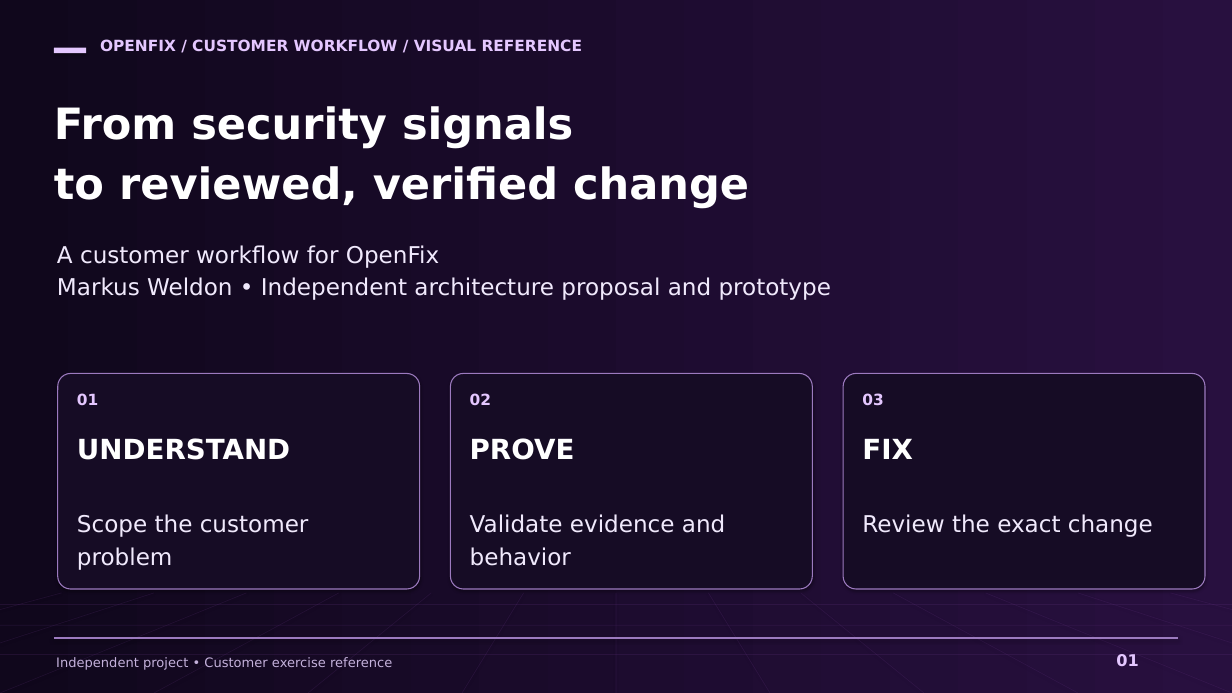
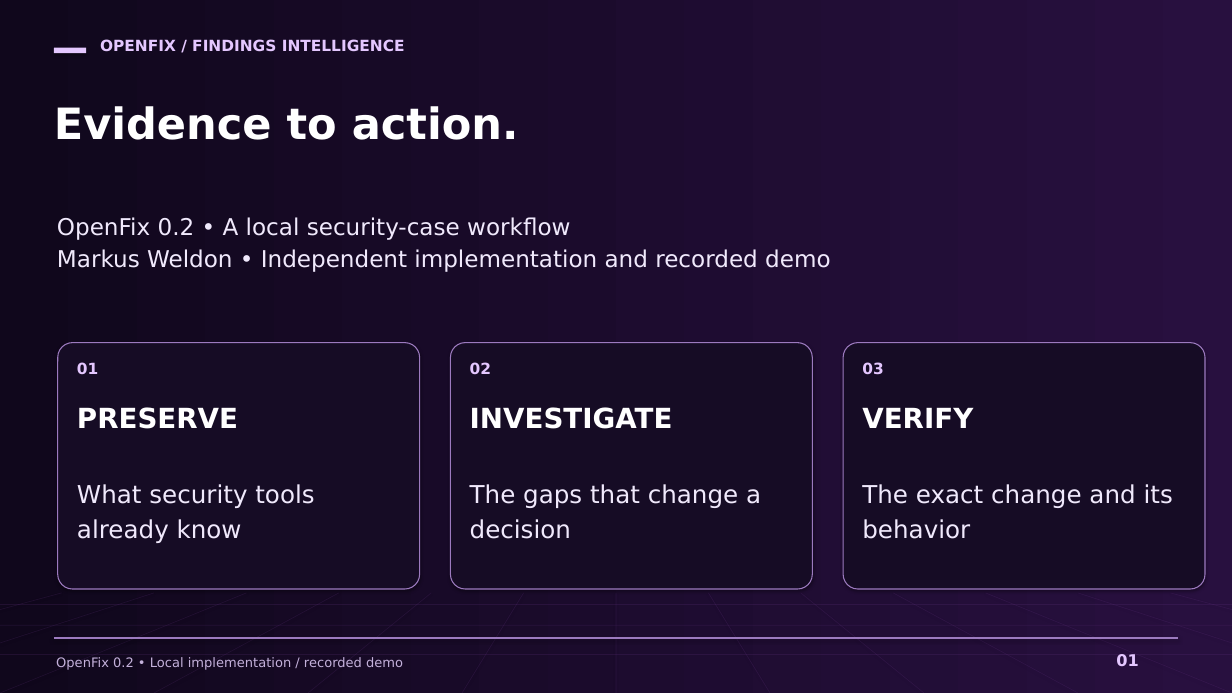
Before and after one commit to markusweldon/openfix, a slide deck: slide 1 of docs/prep/openfix-customer-workflow.pptx. Drawn at 1232x693 pixels with LibreOffice and Linux fonts; fonts in the diff are those of the drawing. Boxes give left, top, right and bottom in pixels: in the first picture for what was removed or moved away, otherwise in the second. Text is boxed around its words. In the diff, an @@ line names an element or a change of style, - is before the commit and + after.

Commit message:
Build OpenFix 0.2 findings intelligence and controlled remediation workflow
Integrate multi-source import, provenance-aware enrichment, persistent cases, scoped validation, exact-patch verification and review into the default CLI. Add a real local workbench, native-agent task packets, explicitly authorized Cursor draft publication, and a reproducible failure-path demo.

Refresh README, contracts, architecture, roadmap and the 16-slide purple visual pack. Validate with 44 tests, TypeScript checks, build and browser smoke checks.

```diff
--- a/docs/prep/openfix-customer-workflow.pptx
+++ b/docs/prep/openfix-customer-workflow.pptx
@@ text at bbox=[100, 39, 405, 52]: text changed @@
-OPENFIX / CUSTOMER WORKFLOW / VISUAL REFERENCE
+OPENFIX / FINDINGS INTELLIGENCE
@@ text at bbox=[54, 106, 519, 140]: text changed @@
-From security signals
-to reviewed, verified change
+Evidence to action.
@@ text at bbox=[57, 217, 830, 272]: text changed @@
-A customer workflow for OpenFix
-Markus Weldon • Independent architecture proposal and prototype
+OpenFix 0.2 • A local security-case workflow
+Markus Weldon • Independent implementation and recorded demo
@@ rounded rectangle: place and size @@
-rounded rectangle at bbox=[58, 373, 420, 589]
+rounded rectangle at bbox=[58, 343, 420, 589]
@@ rounded rectangle: place and size @@
-rounded rectangle at bbox=[450, 373, 812, 589]
+rounded rectangle at bbox=[450, 343, 812, 589]
@@ rounded rectangle: place and size @@
-rounded rectangle at bbox=[843, 373, 1205, 589]
+rounded rectangle at bbox=[843, 343, 1205, 589]
@@ 3 texts: place and size @@
-3 texts at bbox=[77, 393, 883, 405]
+3 texts at bbox=[77, 362, 883, 374]
@@ text at bbox=[77, 407, 238, 429]: text changed @@
-UNDERSTAND
+PRESERVE
@@ text at bbox=[470, 407, 673, 429]: text changed @@
-PROVE
+INVESTIGATE
@@ text at bbox=[862, 407, 973, 428]: text changed @@
-FIX
+VERIFY
@@ text at bbox=[77, 484, 314, 543]: text changed; size 21.6 to 23 pt @@
-Scope the customer
-problem
+What security tools
+already know
@@ text at bbox=[470, 484, 761, 539]: text changed; size 21.6 to 23 pt @@
-Validate evidence and
-behavior
+The gaps that change a
+decision
@@ text at bbox=[862, 484, 1173, 539]: text changed; size 21.6 to 23 pt @@
-Review the exact change
+The exact change and its
+behavior
@@ text at bbox=[56, 657, 403, 670]: text changed @@
-Independent project • Customer exercise reference
+OpenFix 0.2 • Local implementation / recorded demo
```
Also in this commit, not shown: 7 other slides changed, 8 slides added, 8 slides removed, 56 other files.
